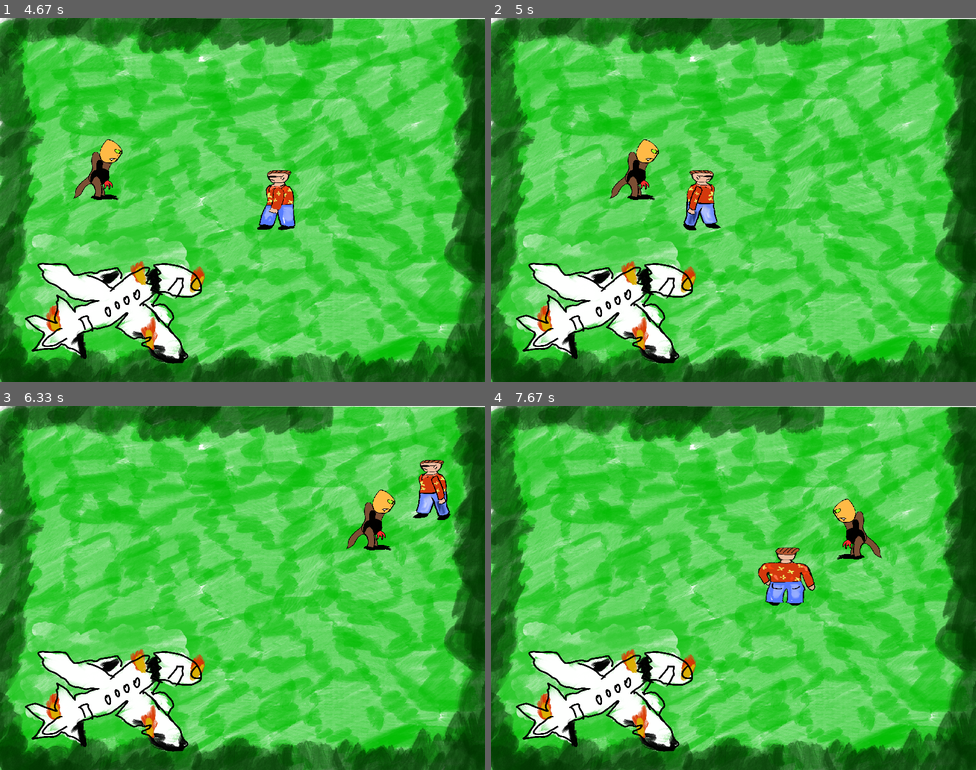
Above: before the commit, frames 1-4 (two rows, left to right).
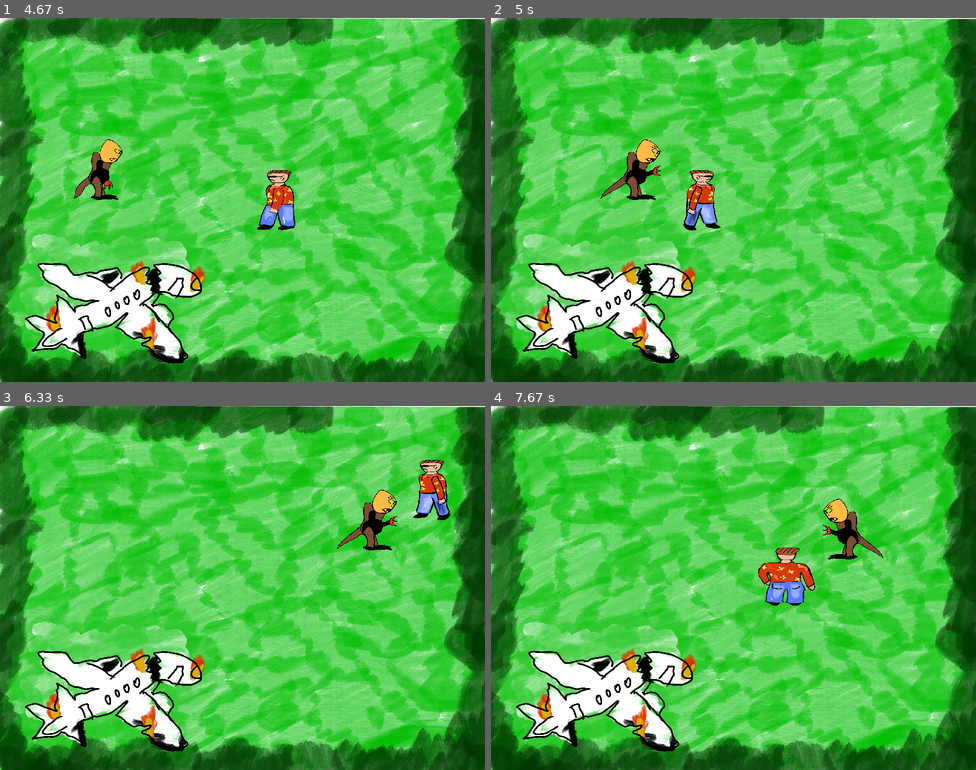
Above: after the commit, the same moments.

Repository: sartep1996/Final_Project_PyGame
Game: pygame game, started from main.py
The game is run twice, just before and just after one commit, with the same random seed, the same clock (stepped at 60 frames per second) and the same inputs.
Inputs:
- Up to frame 1 (4.67 s): hold D 0.33-0.8 s; hold W 0.83-1.13 s; hold D 1.17-1.63 s; hold A 1.67-2.2 s; hold S 2.23-2.53 s; hold A 2.57-2.97 s; hold W 3-3.37 s; hold D 3.4-4.03 s; hold S 4.07-4.43 s; hold A from 4.47 s (still down)
- Up to frame 2 (5 s): release A at 4.93 s; hold D from 4.97 s (still down)
- Up to frame 3 (6.33 s): release D at 5.43 s; hold W 5.47-5.77 s; hold D 5.8-6.27 s; hold A from 6.3 s (still down)
- Up to frame 4 (7.67 s): release A at 6.83 s; hold S 6.87-7.17 s; hold A 7.2-7.6 s; hold W from 7.63 s (still down)

Frame 1 is identical in both runs. In frame 2, 0.3% of the frame differs, in the area x 22-35%, y 33-50%; in frame 3, 0.3%; in frame 4, 0.8%, in the area x 68-81%, y 25-43%.

Commit message:
monster is attacking player animation almost works

Diff:
--- a/monster_1.py
+++ b/monster_1.py
@@ -77,10 +77,9 @@
 
         if self.monster_is_attacking:
             self.monster_attack_player(player_rect, screen)
-            if self.animation_timer >= self.animation_delay:
-                self.monster_is_attacking = False
-        else:
-            self.monster_animate_when_following(player_rect)
+            self.monster_is_attacking = False
+
+        self.monster_animate_when_following(player_rect)
     '''
     def monster_update is main function that is responsible for updating monster, it has all the other functions, responsible for monster behaviour
     '''
@@ -144,8 +143,28 @@
             else:
                 screen.blit(self.monster_image_down_still, self.monster_rect)
 
-        else:
-            screen.blit(self.monster_image_down_still, self.monster_rect)
+        elif self.last_moved == self.monster_image_left_attack:
+            screen.blit(self.monster_image_left_attack, self.monster_rect)
+
+        elif self.last_moved == self.monster_image_right_attack:
+            screen.blit(self.monster_image_right_attack, self.monster_rect)
+
+        elif self.last_moved == self.monster_image_up_attack:
+            screen.blit(self.monster_image_up_attack, self.monster_rect)
+
+        elif self.last_moved == self.monster_image_down_attack:
+            screen.blit(self.monster_image_down_attack, self.monster_rect)
+
+        # Add the still images when both player and monster are not moving
+        # elif self.direction == 0:
+        #     if self.last_moved == BOUNDRY_LEFT:
+        #         screen.blit(self.monster_image_left_still, self.monster_rect)
+        #     elif self.last_moved == BOUNDRY_RIGHT:
+        #         screen.blit(self.monster_image_right_still, self.monster_rect)
+        #     elif self.last_moved == BOUNDRY_TOP:
+        #         screen.blit(self.monster_image_up_still, self.monster_rect)
+        #     elif self.last_moved == BOUNDRY_BOTTOM:
+        #         screen.blit(self.monster_image_down_still, self.monster_rect)
 
     def monster_collides_with(self, player_rect):
         if self.monster_rect.colliderect(player_rect):
@@ -242,17 +261,17 @@
             if abs(dx) > abs(dy):
                 if dx > 0:
                     self.direction = 0
-                    screen.blit(self.monster_image_left_attack, self.monster_rect)
-                else:
-                    self.direction = 0
-                    screen.blit(self.monster_image_right_attack, self.monster_rect)
+                    self.last_moved = self.monster_image_right_attack
+                else:
+                    self.direction = 0
+                    self.last_moved = self.monster_image_left_attack
             else:
                 if dy > 0:
                     self.direction = 0
-                    screen.blit(self.monster_image_down_attack, self.monster_rect)
-                else:
-                    self.direction = 0
-                    screen.blit(self.monster_image_up_attack, self.monster_rect)
+                    self.last_moved = self.monster_image_down_attack
+                else:
+                    self.direction = 0
+                    self.last_moved = self.monster_image_up_attack
 
 
 
